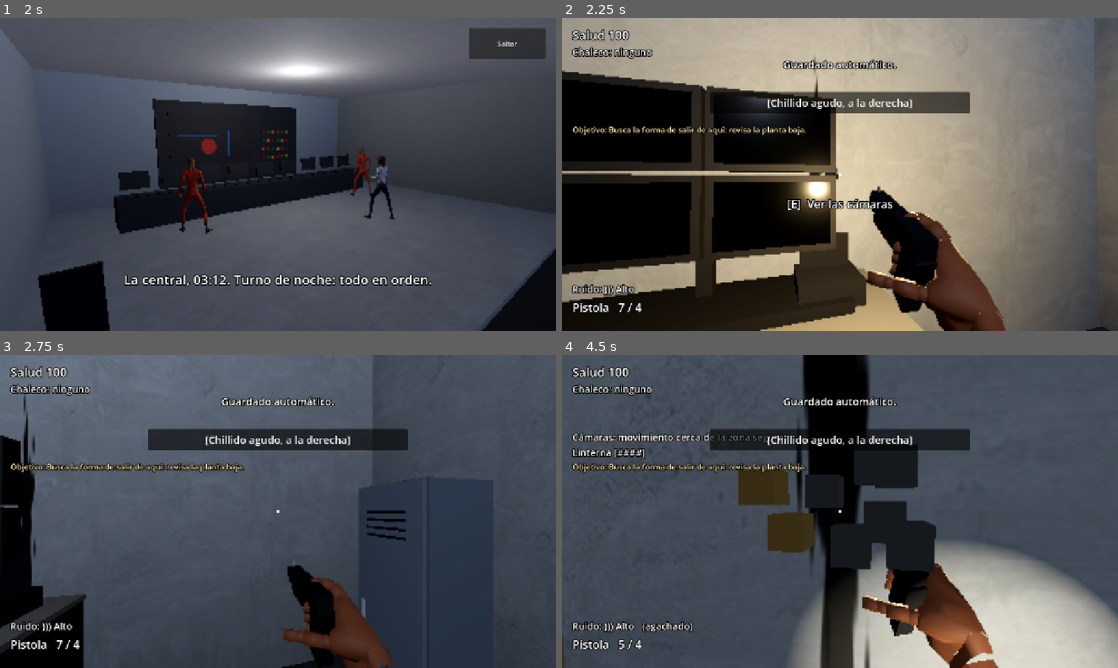
Above: before the commit, frames 1-4 (two rows, left to right).
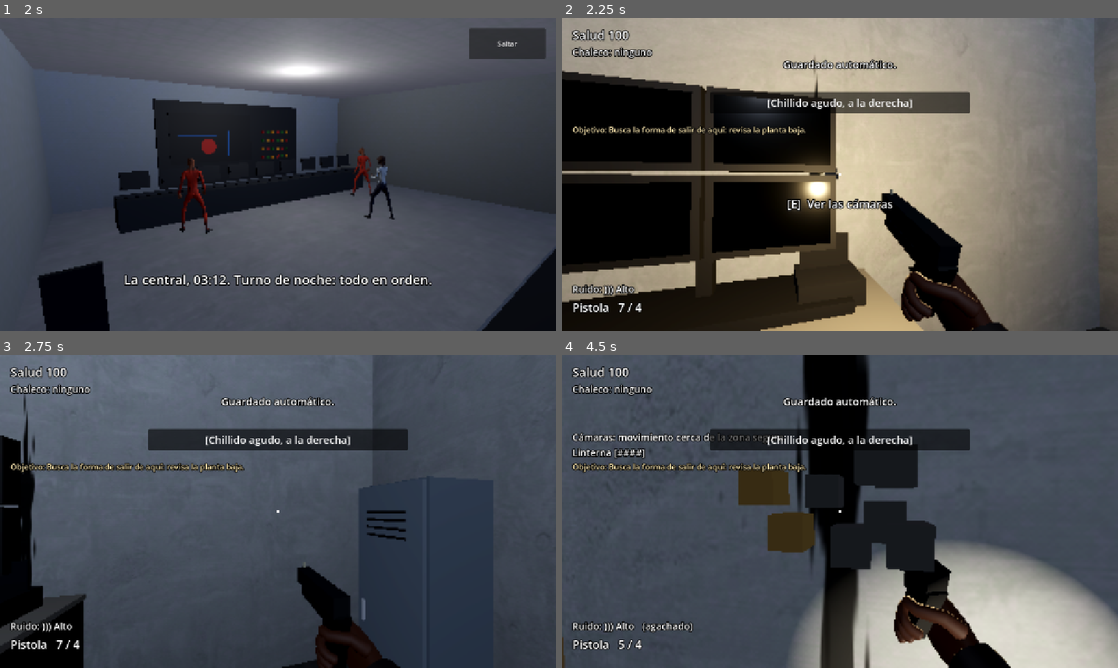
Above: after the commit, the same moments.

Repository: Dannnyusssssss/dead-shift-3D
Game: Godot game, scene res://game/main.tscn
Two runs of this game, one before a commit and one after it. Both use one fixed random seed, a clock stepped at 60 frames per second and the inputs below.
Inputs (mouse positions are in pixels of both pictures, inside the frame that each line leads up to):
- Up to frame 1 (2 s): click "Nueva partida" at 0.5 s; click "Fácil" at 1.25 s
- Up to frame 2 (2.25 s): tap Enter at 2 s; move the mouse to (962, 158) at 2.02 s; hold D (move_right) from 2.03 s (still down); right-click (962, 158) at 2.1 s; click (962, 158) at 2.17 s
- Up to frame 3 (2.75 s): keep holding D (move_right); tap Space at 2.27 s
- Up to frame 4 (4.5 s): move the mouse to (812, 511) at 2.77 s; release D (move_right) at 2.78 s; hold W (move_forward) from 2.78 s (still down); click (812, 511) at 2.85 s; tap Space at 3.02 s; move the mouse to (851, 505) at 3.52 s; tap Ctrl (crouch) at 3.6 s; move the mouse to (834, 517) at 4.27 s; tap F (flashlight) at 4.35 s; click (834, 517) at 4.42 s

Frame 1 is identical in both runs. In frame 2, 4.4% of the frame differs, in the area x 54-81%, y 53-100%; in frame 3, 2.8%; in frame 4, 3.9%.

Commit message:
feat: hito 3.2 - guantes hechos alrededor del mango de cada arma

Diff:
--- a/game/actors/player/player_arms.gd
+++ b/game/actors/player/player_arms.gd
@@ -15,36 +15,25 @@
 const UPPER_LENGTH: float = 0.28
 const FOREARM_LENGTH: float = 0.26
 ## Colocación de cada arma en la mano, en coordenadas de la muñeca: su eje de agarre va por el
-## hueco del puño y su punto de agarre al centro. La calcula tools/blender/arms.py a partir de
-## la malla de la mano (la imprime al exportar). Las de cuerpo a cuerpo y los objetos apuntan a
-## -Z desde su origen y salen por el lado del pulgar; pistola y escopeta, por su empuñadura.
+## hueco del puño y su punto de agarre al centro. La calcula tools/blender/arms.py a partir del
+## hueco con el que se construye cada guante (la imprime al exportar). Las de cuerpo a cuerpo y
+## los objetos apuntan a -Z desde su origen y salen por el lado del pulgar; pistola y escopeta,
+## por su empuñadura.
 const HOLD_FRAMES: Dictionary = {
 	"melee":
 	Transform3D(
-		Basis(
-			Vector3(1.0, 0.0040, -0.0031),
-			Vector3(0.0, 0.6077, 0.7942),
-			Vector3(0.0051, -0.7942, 0.6076)
-		),
-		Vector3(-0.0014, -0.0356, -0.0723)
+		Basis(Vector3(1.0, 0.0, 0.0), Vector3(0.0, 0.6112, 0.7915), Vector3(0.0, -0.7915, 0.6112)),
+		Vector3(-0.034, 0.0, -0.07)
 	),
 	"pistol":
 	Transform3D(
-		Basis(
-			Vector3(0.9984, 0.0551, 0.0077),
-			Vector3(-0.0540, 0.9930, -0.1049),
-			Vector3(-0.0135, 0.1043, 0.9944)
-		),
-		Vector3(-0.0607, 0.0664, -0.1048)
+		Basis(Vector3(1.0, 0.0, 0.0), Vector3(0.0, 0.9946, -0.1037), Vector3(0.0, 0.1037, 0.9946)),
+		Vector3(-0.036, 0.0649, -0.0943)
 	),
 	"shotgun":
 	Transform3D(
-		Basis(
-			Vector3(0.9984, 0.0551, 0.0077),
-			Vector3(-0.0557, 0.9888, 0.1388),
-			Vector3(0.0, -0.1390, 0.9903)
-		),
-		Vector3(-0.0606, 0.0679, -0.1242)
+		Basis(Vector3(1.0, 0.0, 0.0), Vector3(0.0, 0.9901, 0.14), Vector3(0.0, -0.14, 0.9901)),
+		Vector3(-0.036, 0.0759, -0.0991)
 	),
 }
 ## Armas de fuego: se sujetan con el puño de empuñadura vertical (índice en el gatillo).
--- a/tests/integration/test_hand_grip.gd
+++ b/tests/integration/test_hand_grip.gd
@@ -51,10 +51,12 @@
 		assert_eq(_inside(vertices, point, axis, -0.06, 0.06), 0, "dedos dentro del mango: " + side)
 
 
-## El puño de arma de fuego deja libre la empuñadura de la pistola (inclinada 14 grados).
+## El puño de arma de fuego deja libre la empuñadura de la pistola (inclinada 14 grados): su
+## eje pasa por el centro de la empuñadura del modelo (tools/blender/items.py) y se mide a lo
+## largo de toda ella.
 func test_pistol_fist_leaves_the_grip_free() -> void:
 	var frame: Transform3D = PlayerArms.HOLD_FRAMES["pistol"]
-	var point := frame * Vector3(0.0, -0.045, 0.01)
+	var point := frame * Vector3(0.0, -0.1, 0.01)
 	var axis := frame.basis * Vector3(0.0, cos(deg_to_rad(14.0)), sin(deg_to_rad(14.0)))
 	for side: String in ["right", "left"]:
 		var side_point := point
@@ -64,7 +66,7 @@
 			side_axis.x = -side_axis.x
 		var vertices := _vertices(ARMS + "hand_pistol_%s.glb" % side)
 		assert_eq(
-			_inside(vertices, side_point, side_axis, -0.05, 0.03),
+			_inside(vertices, side_point, side_axis, -0.05, 0.05),
 			0,
 			"dedos dentro de la empuñadura: " + side
 		)
Binary file changed: assets/generated/arms/hand_grip_left.glb
Binary file changed: assets/generated/arms/hand_grip_right.glb
Binary file changed: assets/generated/arms/hand_open_left.glb
Binary file changed: assets/generated/arms/hand_open_right.glb
Binary file changed: assets/generated/arms/hand_pistol_left.glb
Binary file changed: assets/generated/arms/hand_pistol_right.glb
Not shown, changed: docs/ARCHITECTURE.md
Not shown, changed: docs/LICENSES.md
